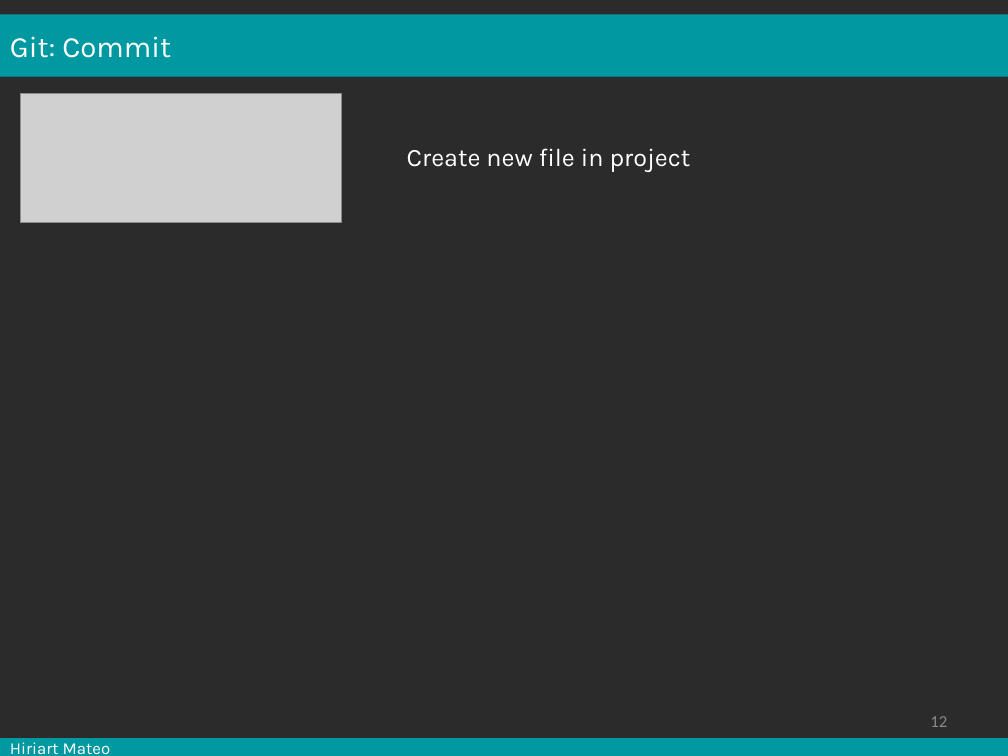
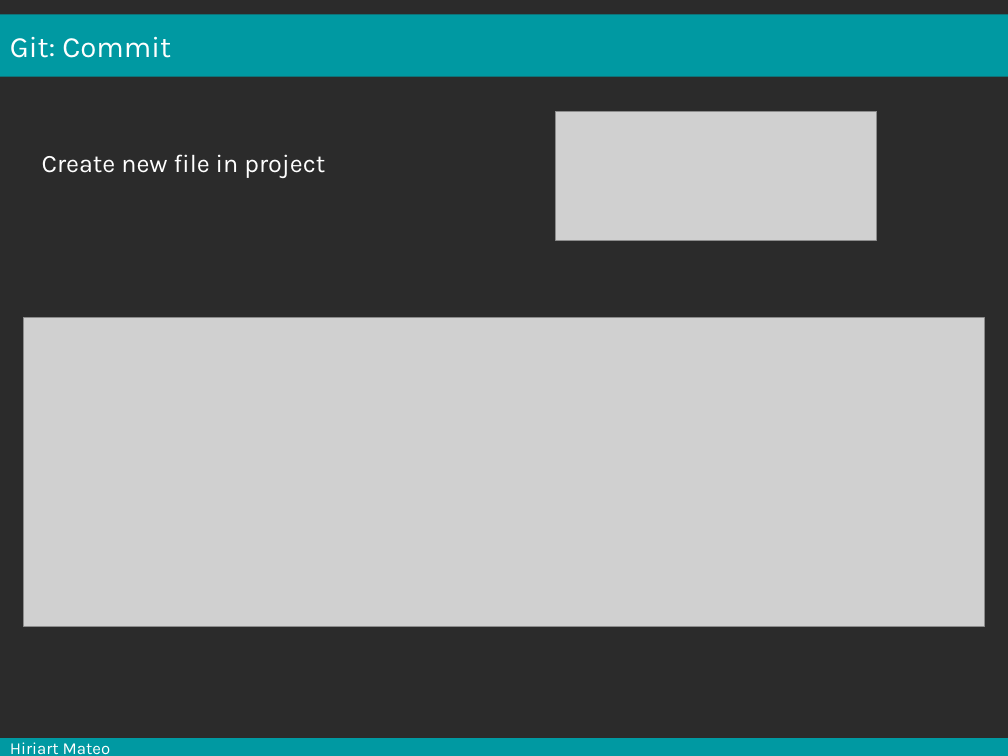
Before and after one commit to mesocentre-clermont-auvergne/formation_fair, a slide deck: slide 11 of fair_versionnage/versionnage_cours/cours.odp (slide 12 before the commit). Drawn at 1008x756 pixels with LibreOffice and Linux fonts; fonts in the diff are those of the drawing; grey boxes stand for pictures; background and template pictures are left out; a plain dark background stands for a picture behind light text. Boxes give left, top, right and bottom in pixels: in the first picture for what was removed or moved away, otherwise in the second. Text is boxed around its words. In the diff, an @@ line names an element or a change of style, - is before the commit and + after.

```diff
--- a/fair_versionnage/versionnage_cours/cours.odp
+++ b/fair_versionnage/versionnage_cours/cours.odp
@@ picture: place and size @@
-picture at <box>20,93,342,222</box>
+picture at <box>555,111,877,240</box>
@@ text "Create new file in project": place and size @@
-text "Create new file in project" at <box>407,148,691,172</box>
+text "Create new file in project" at <box>42,154,325,178</box>
@@ picture added at <box>24,318,985,627</box> @@
@@ page number added at <box>944,674,1008,715</box>, 12 pt, text #898989 @@
+11
@@ page number removed at <box>930,716,947,727</box> @@
-12
```
Also in this commit, not shown: 30 other slides changed, 3 slides added, 3 slides removed, 2 other files.
